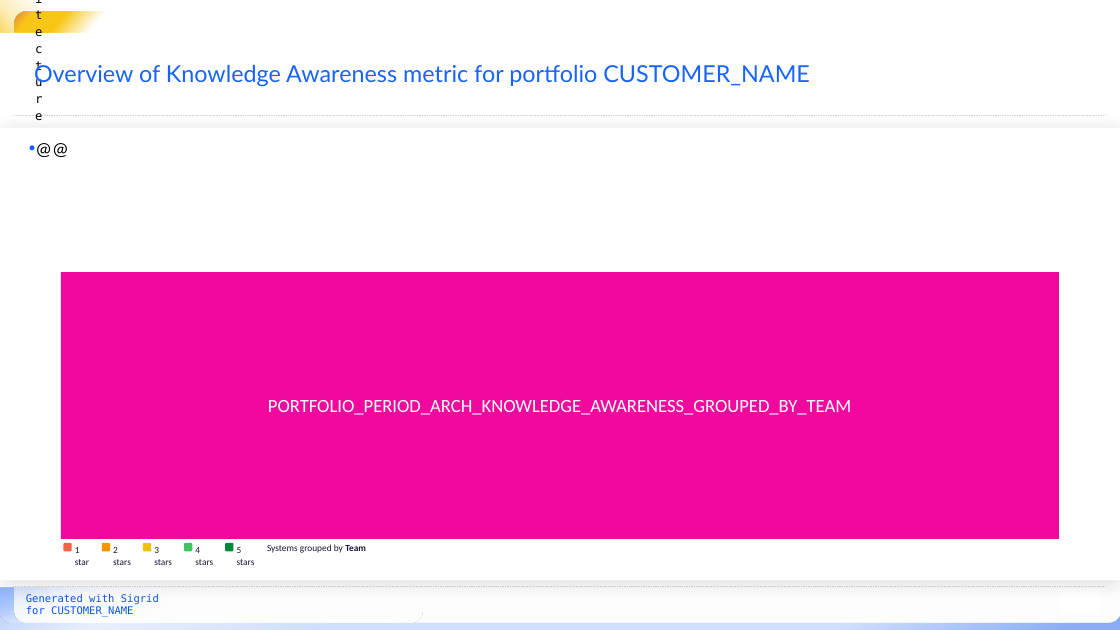
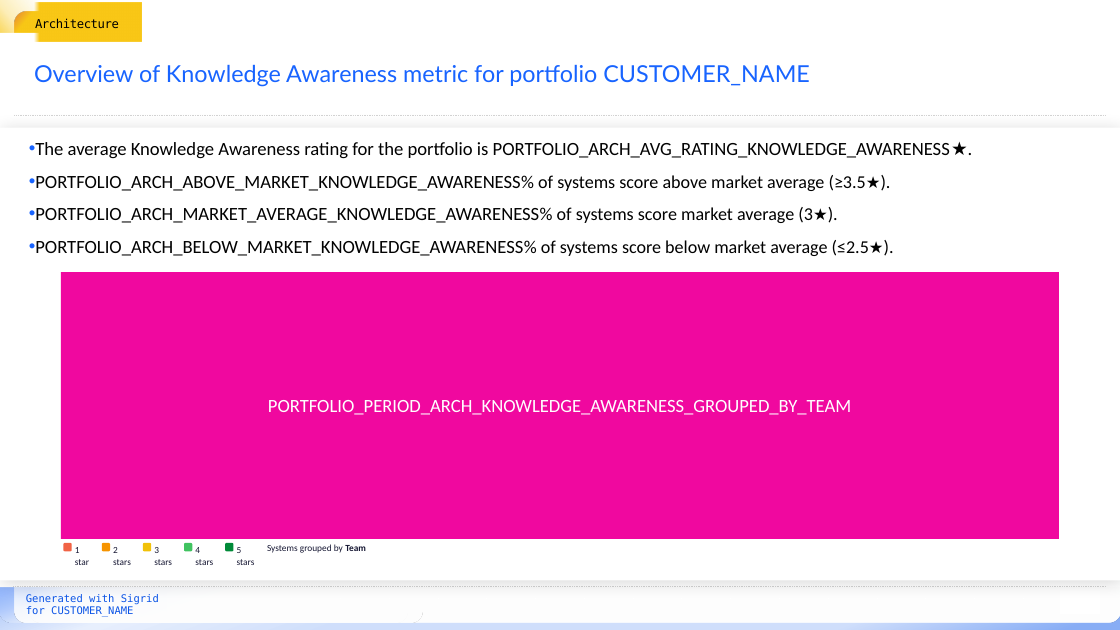
Before and after one commit to Software-Improvement-Group/sigrid-report-generator, a slide deck: slide 32 of src/report_generator/presets/templates/portfolio-metrics.pptx (slide 42 before the commit). Drawn at 1120x630 pixels with LibreOffice and Linux fonts; fonts in the diff are those of the drawing; background and template pictures are left out. Boxes give left, top, right and bottom in pixels: in the first picture for what was removed or moved away, otherwise in the second. Text is boxed around its words. In the diff, an @@ line names an element or a change of style, - is before the commit and + after.

Commit message:
Update portfolio metrics template

```diff
--- a/src/report_generator/presets/templates/portfolio-metrics.pptx
+++ b/src/report_generator/presets/templates/portfolio-metrics.pptx
@@ text "Architecture" rewrapped from [35,12,49,33] to [35,18,119,28] @@
@@ text at [35,142,950,256]: text changed @@
-• @@
+• The average Knowledge Awareness rating for the portfolio is PORTFOLIO_ARCH_AVG_RATING_KNOWLEDGE_AWARENESS ★.
+• PORTFOLIO_ARCH_ABOVE_MARKET_KNOWLEDGE_AWARENESS% of systems score above market average (≥3.5★).
+• PORTFOLIO_ARCH_MARKET_AVERAGE_KNOWLEDGE_AWARENESS% of systems score market average (3★).
+• PORTFOLIO_ARCH_BELOW_MARKET_KNOWLEDGE_AWARENESS% of systems score below market average (≤2.5★).
```
Also in this commit, not shown: 39 other slides changed, 10 slides removed.
